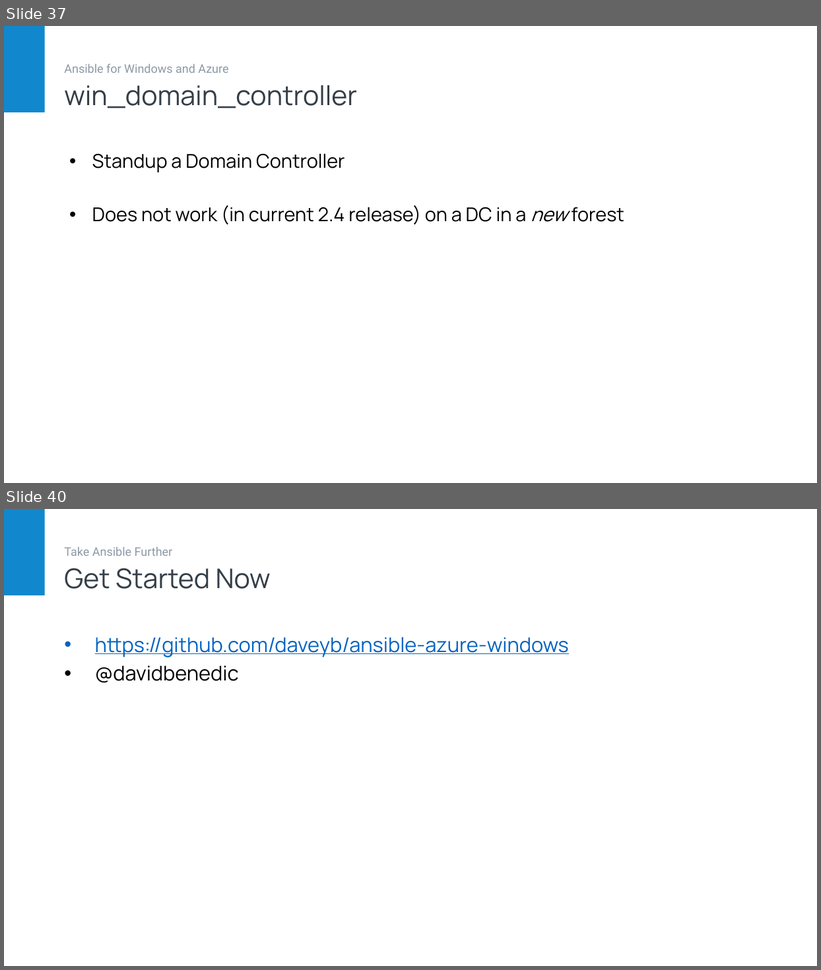
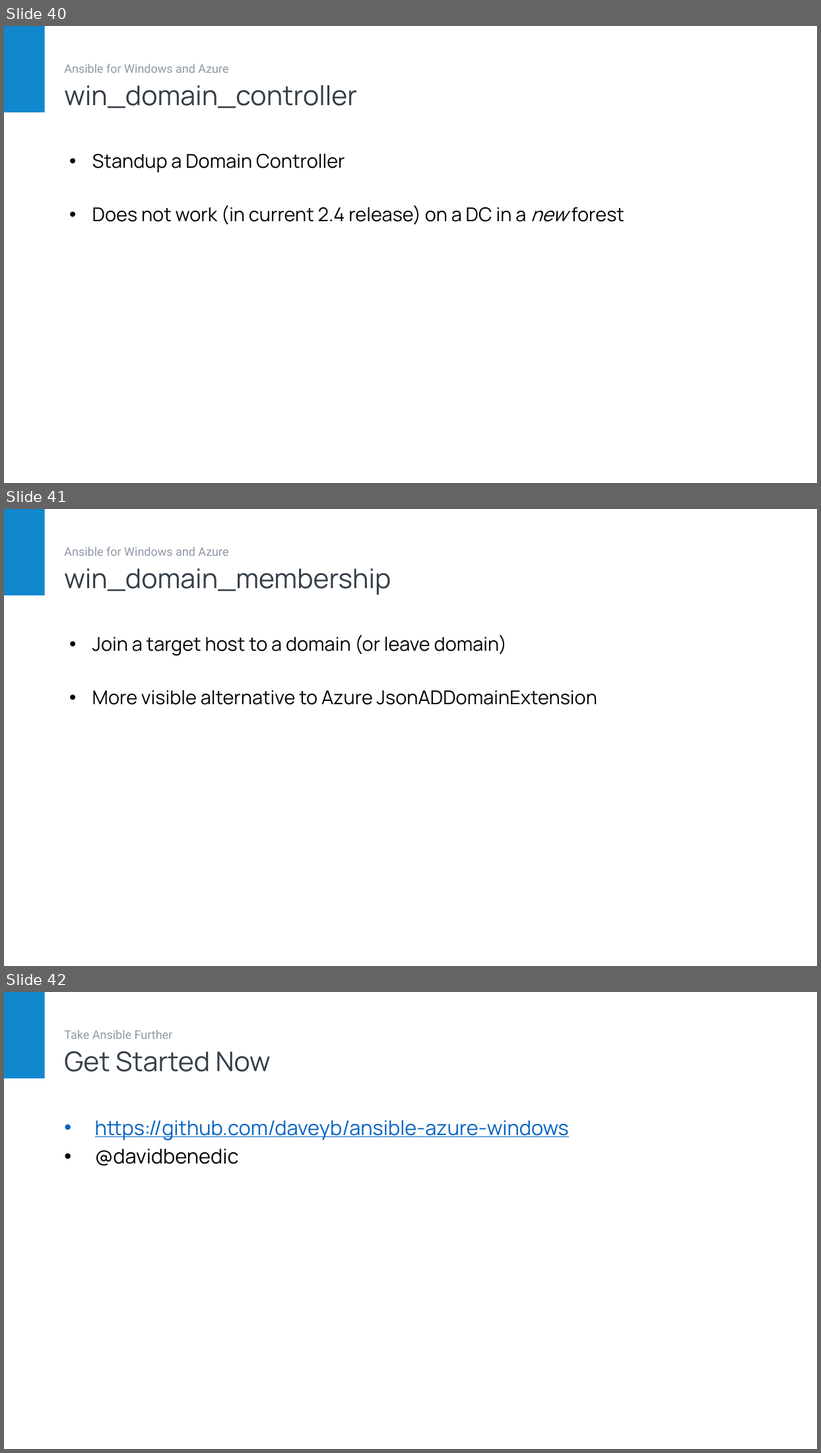
Before and after one commit to daveyb/ansible-azure-windows, a slide deck: presentation/Ansible for Windows and Azure.pptx. Shown one above the other, each under a label of ours: slides 37 and 40 before the commit, slides 40, 41 and 42 after it; the slides between them are not shown. The pictures are 821x970 and 821x1453 pixels, drawn with LibreOffice and Linux fonts; fonts in the diff are those of the drawing. Boxes give left, top, right and bottom in pixels: in the first picture for what was removed or moved away, otherwise in the second. Text is boxed around its words. In the diff, an @@ line names an element or a change of style, - is before the commit and + after.

```diff
--- a/presentation/Ansible for Windows and Azure.pptx
+++ b/presentation/Ansible for Windows and Azure.pptx
@@ slide 41 added at [4, 509, 817, 966], background #FFFFFF; not listed: 1 template element that a slide beside it also shows @@
@@ text added at [64, 547, 228, 556], 14 pt, text #8D98A5 @@
+Ansible for Windows and Azure
@@ title added at [64, 568, 391, 595], 32 pt, text #343E48 @@
+win_domain_membership
@@ text added at [92, 635, 597, 705], 22.5 pt, text #000000 @@
+• Join a target host to a domain (or leave domain)
+• More visible alternative to Azure JsonADDomainExtension
@@ what was slide 37 is now slide 40 @@
@@ what was slide 40 is now slide 42 @@
```
Also in this commit, not shown: 1 slide changed, 1 other slide added, 1 other file.
